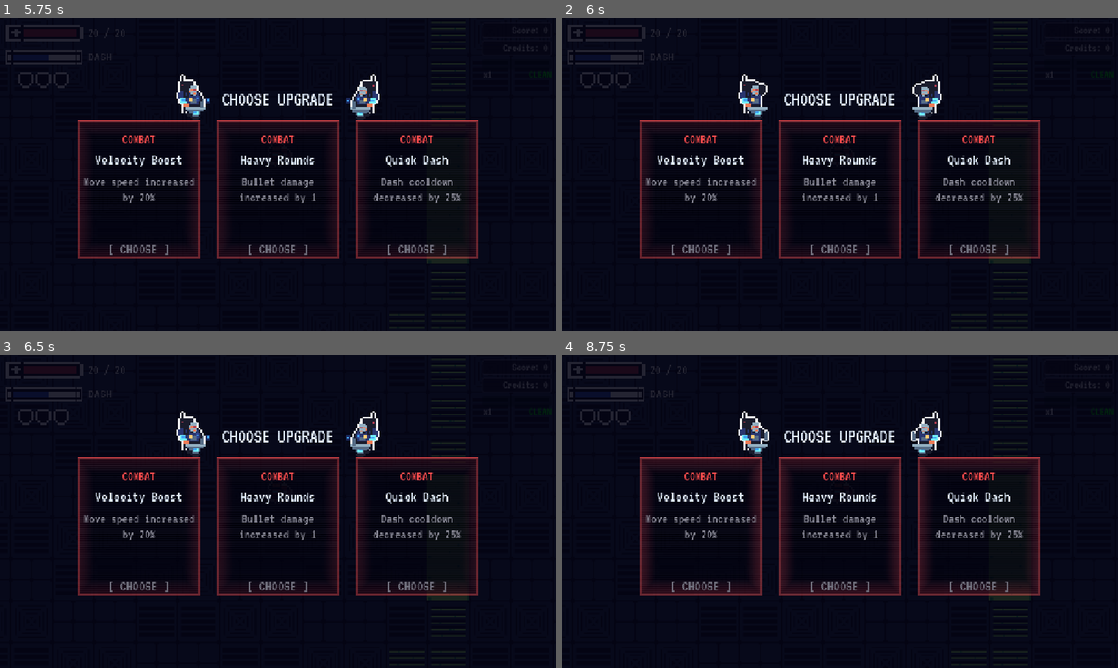
Above: before the commit, frames 1-4 (two rows, left to right).
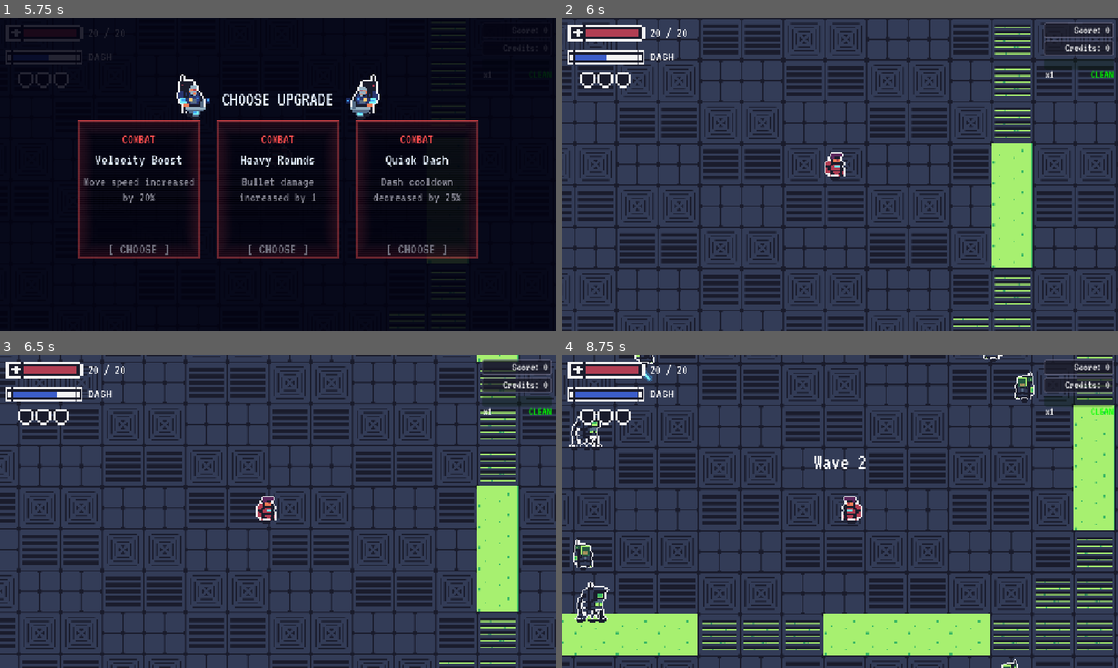
Above: after the commit, the same moments.

Repository: Gubari/ScreenRot
Game: Godot game, scene res://scenes/game.tscn
Same seed, same stepped clock (60 frames per second), same inputs: the game is played once before the commit and once after it. This scene is started directly instead of the project's main scene. Sound files missing from this copy of the repository are replaced by a short silence.
Inputs (mouse positions are in pixels of both pictures, inside the frame that each line leads up to):
- Up to frame 1 (5.75 s): click ">" at 0.5 s; click "<" at 1.25 s; click "X" at 2 s; tap Enter at 2.75 s; move the mouse to (400, 158) at 2.77 s; hold D (move_right) 2.78-3.53 s; tap Space (boss_shrink) at 2.85 s; click (400, 158) at 2.92 s; move the mouse to (166, 190) at 3.52 s; hold S (move_down) 3.53-4.28 s; tap Shift (boss_summon) at 3.6 s; click (166, 190) at 3.67 s; move the mouse to (333, 105) at 4.27 s; press the mouse at (333, 105) at 4.28 s; hold D (move_right) 4.28-5.03 s; move the mouse to (250, 237) at 5.02 s; release the mouse at (250, 237) at 5.03 s; hold W (move_up) from 5.03 s (still down); tap U at 5.1 s; click (250, 237) at 5.17 s
- Up to frame 2 (6 s): move the mouse to (1006, 221) at 5.77 s; release W (move_up) at 5.78 s; hold A (move_left) from 5.78 s (still down); tap Space (boss_shrink) at 5.85 s; click (1006, 221) at 5.92 s
- Up to frame 3 (6.5 s): keep holding A (move_left)
- Up to frame 4 (8.75 s): move the mouse to (673, 464) at 6.52 s; tap Shift (boss_summon) at 6.6 s; click (673, 464) at 6.67 s; move the mouse to (867, 511) at 7.27 s; release A (move_left) at 7.28 s; press the mouse at (867, 511) at 7.28 s; hold S (move_down) 7.28-8.03 s; move the mouse to (756, 433) at 8.02 s; release the mouse at (756, 433) at 8.03 s; hold D (move_right) from 8.03 s (still down); tap U at 8.1 s; click (756, 433) at 8.17 s

Frame 1 is identical in both runs. In frame 2, 85% of the frame differs, in the area x 0-100%, y 0-100%; in frame 3, 84%; in frame 4, 87%.

Commit message:
Character selection i upgrade meni popravljeni

Diff:
--- a/scenes/menus/shop.tscn
+++ b/scenes/menus/shop.tscn
@@ -680,8 +680,8 @@
 anchors_preset = 0
 offset_left = 674.0
 offset_top = 213.0
-offset_right = 674.0
-offset_bottom = 213.0
+offset_right = 770.0
+offset_bottom = 373.0
 
 [node name="Sprite" type="AnimatedSprite2D" parent="blue_small" unique_id=1241422748]
 texture_filter = 1
--- a/scripts/menus/shop.gd
+++ b/scripts/menus/shop.gd
@@ -47,10 +47,12 @@
 		var slot_node: Control = get_node_or_null(id)
 		if not slot_node:
 			continue
+		slot_node.mouse_filter = Control.MOUSE_FILTER_STOP
+		slot_node.mouse_default_cursor_shape = Control.CURSOR_POINTING_HAND
+		slot_node.gui_input.connect(_on_slot_gui_input.bind(id))
+		_set_slot_children_mouse_ignore(slot_node)
 		var btn: Button = slot_node.get_node("ActionButton")
 		btn.pressed.connect(_on_slot_pressed.bind(id))
-		btn.mouse_default_cursor_shape = Control.CURSOR_POINTING_HAND
-		btn.mouse_filter = Control.MOUSE_FILTER_STOP
 		var dark_bg := StyleBoxFlat.new()
 		dark_bg.bg_color = Color(0.03, 0.03, 0.06, 0.95)
 		dark_bg.set_corner_radius_all(4)
@@ -67,8 +69,30 @@
 		dark_bg_disabled.bg_color = Color(0.02, 0.02, 0.05, 0.95)
 		dark_bg_disabled.set_corner_radius_all(4)
 		btn.add_theme_stylebox_override("disabled", dark_bg_disabled)
-		slot_node.mouse_filter = Control.MOUSE_FILTER_IGNORE
 	_update_all()
+
+
+func _set_slot_children_mouse_ignore(root: Control) -> void:
+	for child in root.get_children():
+		if child is Control:
+			(child as Control).mouse_filter = Control.MOUSE_FILTER_IGNORE
+			_set_slot_children_mouse_ignore(child as Control)
+
+
+func _on_slot_gui_input(event: InputEvent, id: String) -> void:
+	if not (event is InputEventMouseButton):
+		return
+	var mb := event as InputEventMouseButton
+	if not mb.pressed or mb.button_index != MOUSE_BUTTON_LEFT:
+		return
+	var slot_node: Control = get_node_or_null(id)
+	if not slot_node:
+		return
+	var btn: Button = slot_node.get_node_or_null("ActionButton")
+	if btn and btn.disabled:
+		return
+	get_viewport().set_input_as_handled()
+	_on_slot_pressed(id)
 
 func _update_all() -> void:
 	credits_label.text = "Credits: " + str(SaveManager.get_credits())
--- a/scripts/menus/upgrade_select.gd
+++ b/scripts/menus/upgrade_select.gd
@@ -42,14 +42,23 @@
 		# Each card gets its own shader material instance so we can tint independently
 		var card_bg: ColorRect = cards[i].get_node("CardBG")
 		card_bg.material = card_bg.material.duplicate()
+		# Ceo card je klikabilan/hoverabilan.
+		cards[i].mouse_filter = Control.MOUSE_FILTER_STOP
+		cards[i].mouse_default_cursor_shape = Control.CURSOR_POINTING_HAND
+		_set_card_children_mouse_ignore(cards[i])
 
 		var choose_label: Label = cards[i].get_node("VBox/ChooseLabel")
-		choose_label.mouse_filter = Control.MOUSE_FILTER_STOP
-		choose_label.mouse_default_cursor_shape = Control.CURSOR_POINTING_HAND
 		choose_label.add_theme_color_override("font_color", COLOR_NORMAL)
-		choose_label.mouse_entered.connect(_on_card_hover.bind(i))
-		choose_label.mouse_exited.connect(_on_card_unhover.bind(i))
-		choose_label.gui_input.connect(_on_card_input.bind(i))
+		cards[i].mouse_entered.connect(_on_card_hover.bind(i))
+		cards[i].mouse_exited.connect(_on_card_unhover.bind(i))
+		cards[i].gui_input.connect(_on_card_input.bind(i))
+
+
+func _set_card_children_mouse_ignore(root: Control) -> void:
+	for child in root.get_children():
+		if child is Control:
+			(child as Control).mouse_filter = Control.MOUSE_FILTER_IGNORE
+			_set_card_children_mouse_ignore(child as Control)
 
 func _on_card_hover(index: int) -> void:
 	var choose_label: Label = cards[index].get_node("VBox/ChooseLabel")
